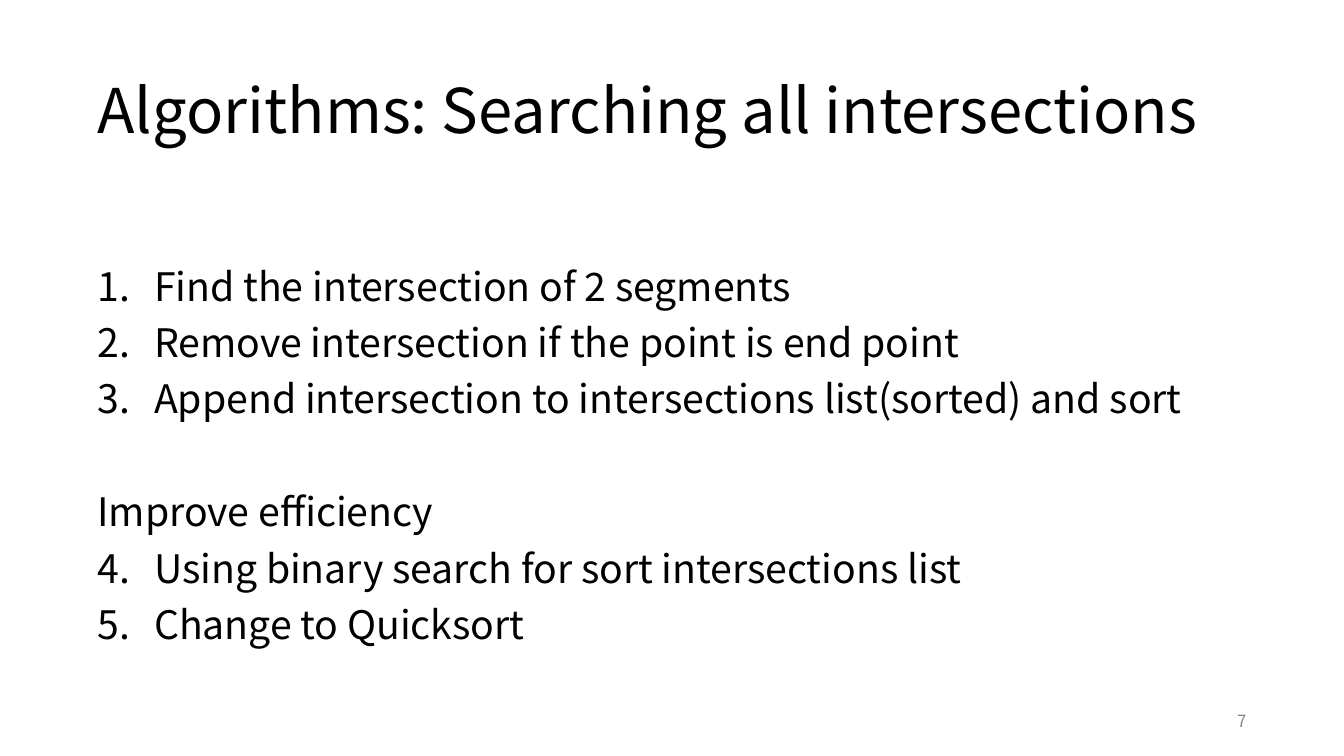
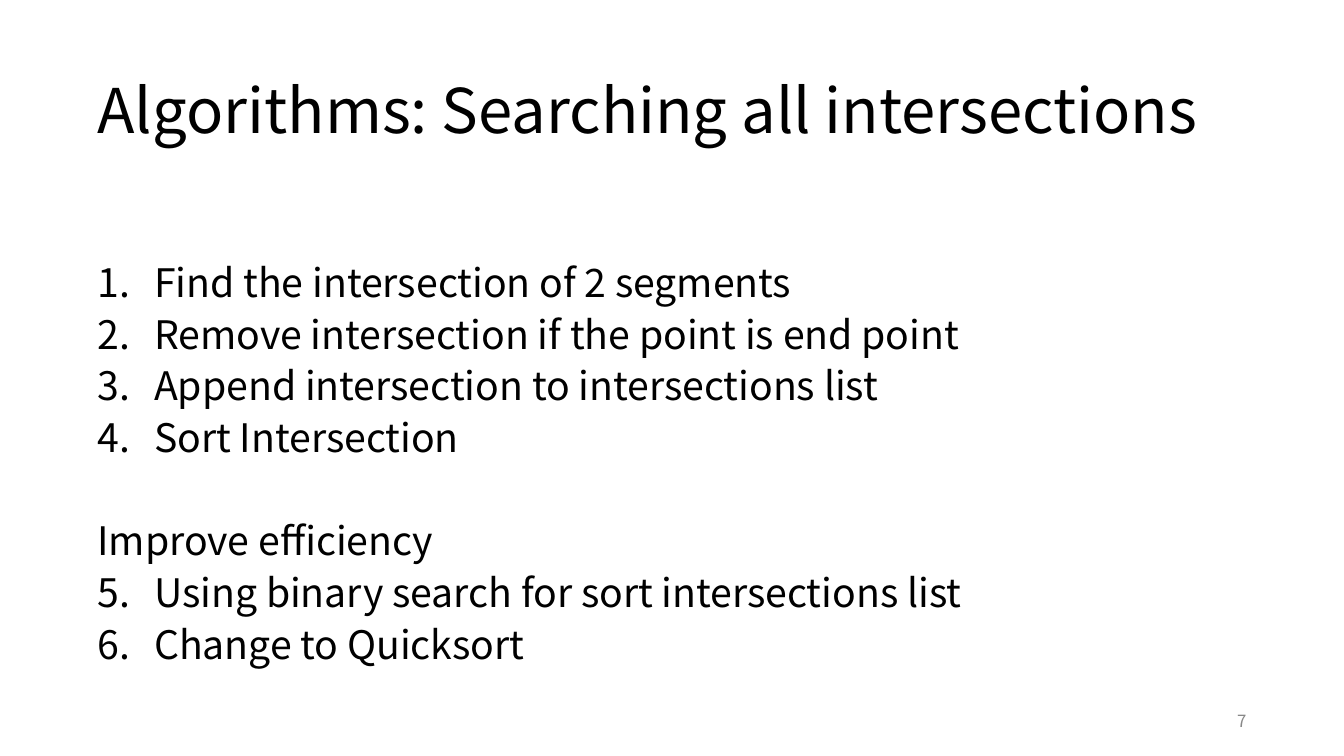
Before and after one commit to ie03-aizu-2019/ie03project-skys, a slide deck: slide 7 of Reports/final2.pptx. Drawn at 1344x756 pixels with LibreOffice and Linux fonts; fonts in the diff are those of the drawing. Boxes give left, top, right and bottom in pixels: in the first picture for what was removed or moved away, otherwise in the second. Text is boxed around its words. In the diff, an @@ line names an element or a change of style, - is before the commit and + after.

```diff
--- a/Reports/final2.pptx
+++ b/Reports/final2.pptx
@@ text at <box>97,265,961,669</box>: line spacing 0.9 to 0.8 @@
@@ text at <box>154,368,878,453</box>: text changed @@
-3. Append intersection to intersections list(sorted) and sort
+3. Append intersection to intersections list
+4. Sort Intersection
```
Also in this commit, not shown: 2 other slides changed, 5 other files.
